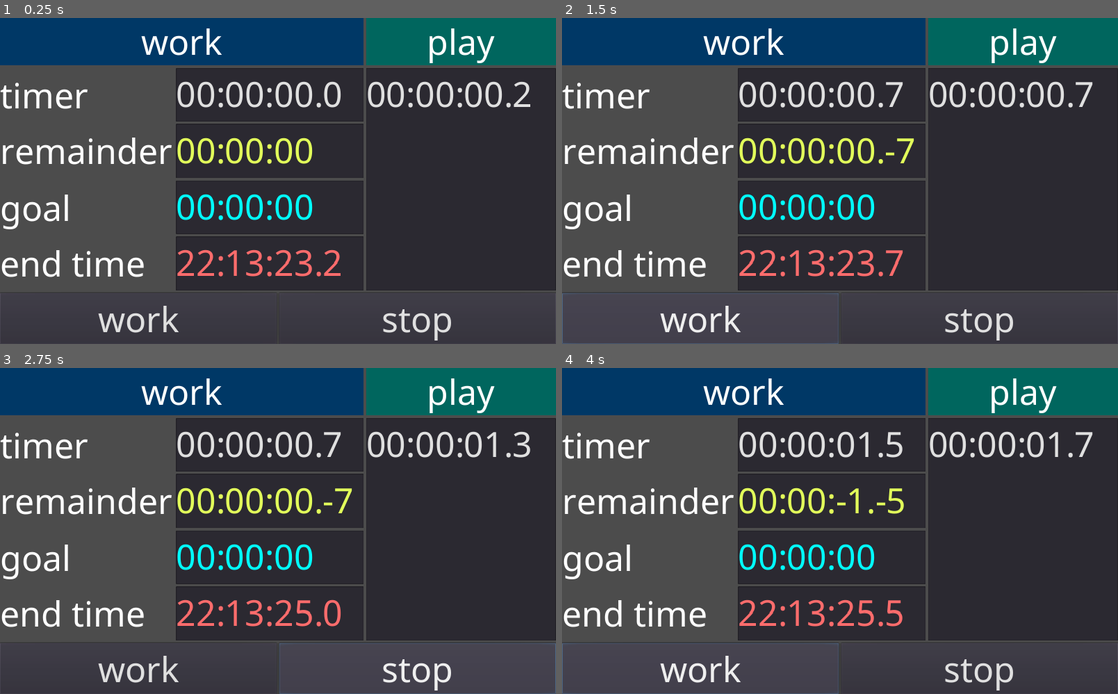
Above: before the commit, frames 1-4 (two rows, left to right).
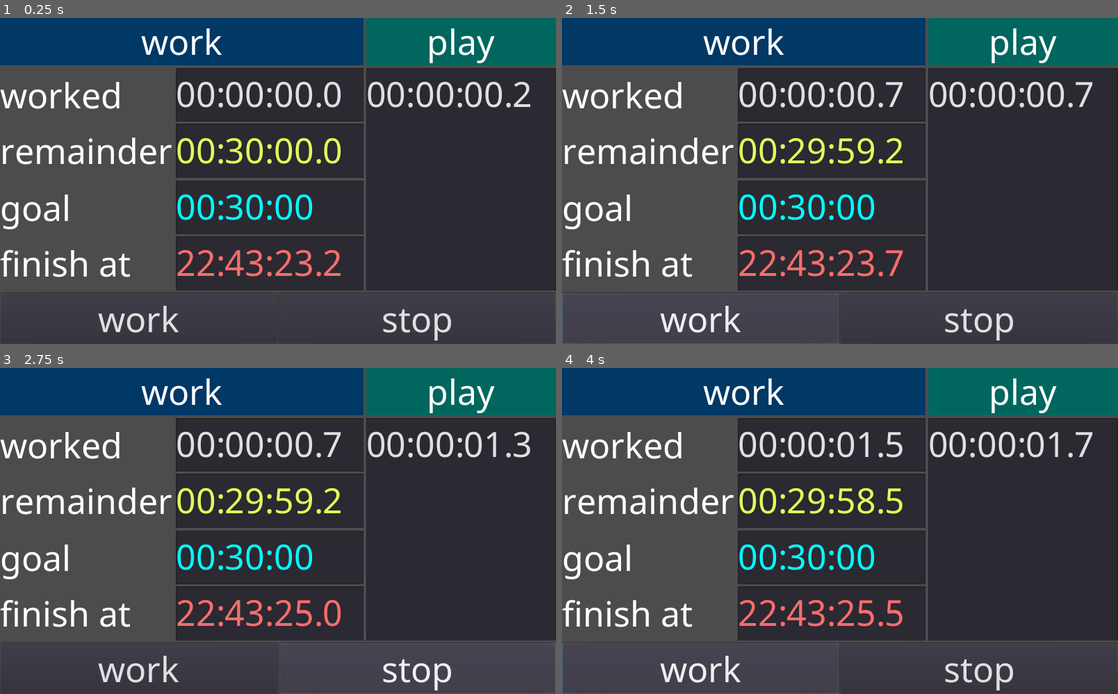
Above: after the commit, the same moments.

Repository: Streq/workplaytimer
Game: Godot game, scene res://main.tscn
The game is run twice, just before and just after one commit, with the same random seed, the same clock (stepped at 60 frames per second) and the same inputs.
Inputs:
- Up to frame 1 (0.25 s): no input
- Up to frame 2 (1.5 s): click "work" at 0.5 s; click "play" at 1.25 s
- Up to frame 3 (2.75 s): click "stop" at 2 s
- Up to frame 4 (4 s): click "work" at 2.75 s; click "play" at 3.5 s

The runs differ from the first frame. In frame 1, 2.1% of the frame differs, in the area x 0-62%, y 19-80%; in frame 2, 2.4%; in frame 3, 2.4%; in frame 4, 2.5%.

Commit message:
added tooltips and made text clearer

Diff:
--- a/main.tscn
+++ b/main.tscn
@@ -7,12 +7,16 @@
 [ext_resource path="res://work_goal.gd" type="Script" id=5]
 [ext_resource path="res://expected_finish.gd" type="Script" id=6]
 
+[sub_resource type="DynamicFont" id=5]
+font_data = ExtResource( 4 )
+
 [sub_resource type="DynamicFont" id=1]
 size = 64
 font_data = ExtResource( 4 )
 
 [sub_resource type="Theme" id=2]
 default_font = SubResource( 1 )
+TooltipLabel/fonts/font = SubResource( 5 )
 
 [sub_resource type="StyleBoxFlat" id=3]
 bg_color = Color( 0, 0.223529, 0.403922, 1 )
@@ -63,7 +67,7 @@
 margin_right = 320.0
 margin_bottom = 93.0
 rect_min_size = Vector2( 320, 0 )
-text = "timer"
+text = "worked"
 
 [node name="work_timer" parent="VBoxContainer/HBoxContainer/VBoxContainer/HBoxContainer" instance=ExtResource( 3 )]
 unique_name_in_owner = true
@@ -71,6 +75,7 @@
 margin_top = 0.0
 margin_right = 670.0
 margin_bottom = 99.0
+hint_tooltip = "This is the time you've spent working"
 size_flags_horizontal = 3
 size_flags_vertical = 3
 stopped = true
@@ -94,6 +99,7 @@
 margin_left = 324.0
 margin_right = 670.0
 margin_bottom = 100.0
+hint_tooltip = "This is the time you've got left"
 size_flags_horizontal = 3
 size_flags_vertical = 3
 custom_colors/font_color = Color( 0.890196, 1, 0.356863, 1 )
@@ -121,10 +127,12 @@
 margin_left = 324.0
 margin_right = 670.0
 margin_bottom = 99.0
+hint_tooltip = "This is the time you want to have spent working,
+you can set it using the format HH:MM:SS"
 size_flags_horizontal = 3
 size_flags_vertical = 3
 custom_colors/font_color = Color( 0, 1, 1, 1 )
-text = "00:00:00"
+text = "00:30:00"
 script = ExtResource( 5 )
 
 [node name="HBoxContainer4" type="HBoxContainer" parent="VBoxContainer/HBoxContainer/VBoxContainer"]
@@ -139,13 +147,15 @@
 margin_right = 320.0
 margin_bottom = 94.0
 rect_min_size = Vector2( 320, 0 )
-text = "end time"
+text = "finish at"
 
 [node name="expected_finish" type="TextEdit" parent="VBoxContainer/HBoxContainer/VBoxContainer/HBoxContainer4"]
 unique_name_in_owner = true
 margin_left = 324.0
 margin_right = 670.0
 margin_bottom = 100.0
+hint_tooltip = "This is the time you are expected to finish at,
+provided you don't take any breaks"
 size_flags_horizontal = 3
 size_flags_vertical = 3
 custom_colors/font_color = Color( 1, 0.427451, 0.427451, 1 )
@@ -174,6 +184,7 @@
 margin_top = 92.0
 margin_right = 350.0
 margin_bottom = 502.0
+hint_tooltip = "This is the time you've spent NOT working"
 size_flags_horizontal = 3
 size_flags_vertical = 3
 
--- a/project.godot
+++ b/project.godot
@@ -33,6 +33,7 @@
 [gui]
 
 common/drop_mouse_on_gui_input_disabled=true
+timers/tooltip_delay_sec=0.1
 
 [physics]
 
--- a/work_goal.gd
+++ b/work_goal.gd
@@ -4,6 +4,7 @@
 
 func _ready() -> void:
 	connect("text_changed",self,"_on_text_changed")
+	_on_text_changed()
 
 func _on_text_changed():
 	goal_msecs = Global.from_text(text)
Not shown: 1 places in main.tscn that only renumber resources
